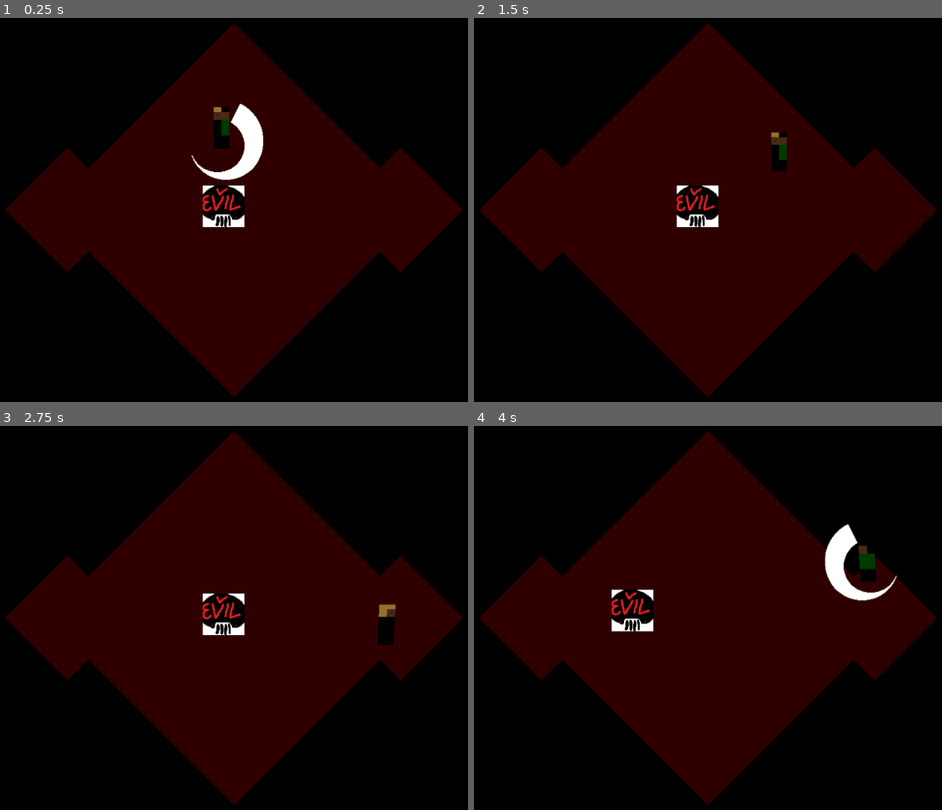
Above: before the commit, frames 1-4 (two rows, left to right).
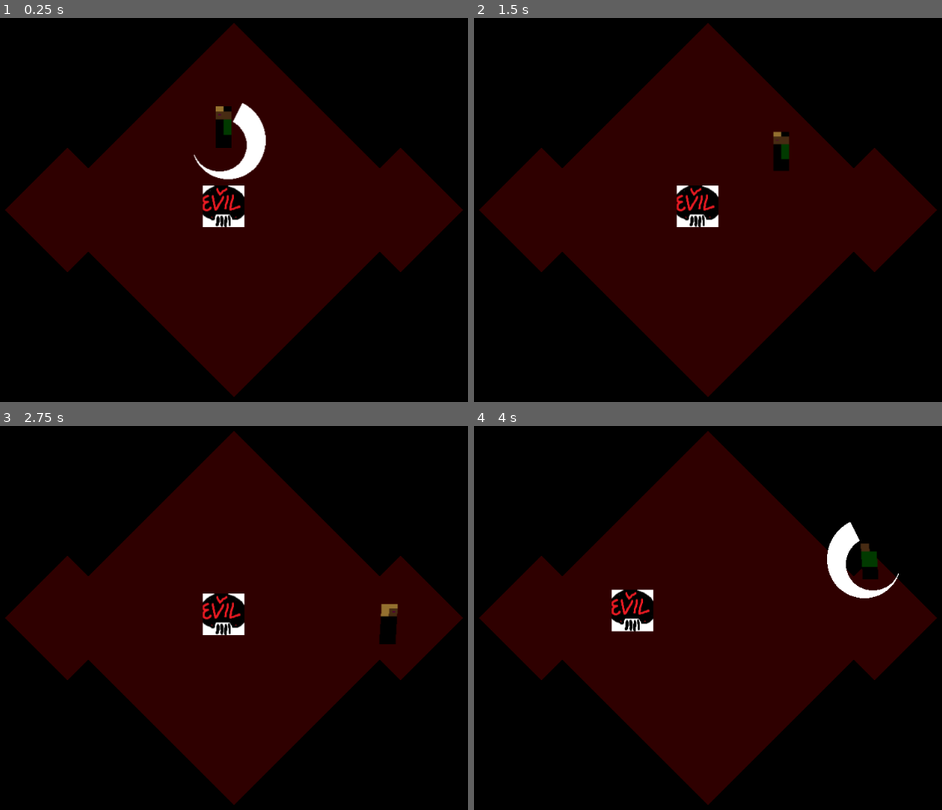
Above: after the commit, the same moments.

Repository: jcoombes/lil_xxx_wrld
Game: Godot game, scene res://Nightmare.tscn
Two runs of this game, one before a commit and one after it. Both use one fixed random seed, a clock stepped at 60 frames per second and the inputs below. This scene is started directly instead of the project's main scene.
Inputs:
- Up to frame 1 (0.25 s): no input
- Up to frame 2 (1.5 s): tap Enter (ui_accept) at 0.5, 0.77 s; hold Right (ui_right) 0.53-1.28 s; hold Down (ui_down) from 1.28 s (still down)
- Up to frame 3 (2.75 s): tap Enter (ui_accept) at 1.52 s; release Down (ui_down) at 2.03 s; hold Right (ui_right) from 2.03 s (still down)
- Up to frame 4 (4 s): release Right (ui_right) at 2.78 s; hold Up (ui_up) 2.78-3.53 s; tap Enter (ui_accept) at 3.02, 3.77 s; hold Left (ui_left) from 3.53 s (still down)

The runs differ from the first frame. In frame 1, 0.5% of the frame differs, in the area x 40-57%, y 22-43%; in frame 2, 0.1%; in frame 3, 0.1%; in frame 4, 0.6%, in the area x 74-91%, y 24-46%.

Commit message:
Snap player to grid I guess

Diff:
--- a/Nightmare.tscn
+++ b/Nightmare.tscn
@@ -54,7 +54,7 @@
 tile_data = PoolIntArray( -917502, 0, 0, -917501, 0, 0, -851967, 0, 0, -851966, 0, 0, -851965, 0, 0, -851964, 0, 0, -78 …(5101 unchanged characters)…
 
 [node name="Player" parent="." instance=ExtResource( 1 )]
-position = Vector2( 492.667, 168.923 )
+position = Vector2( 496, 168 )
 
 [node name="Demon" parent="." instance=ExtResource( 2 )]
 position = Vector2( 495.816, 290.411 )
